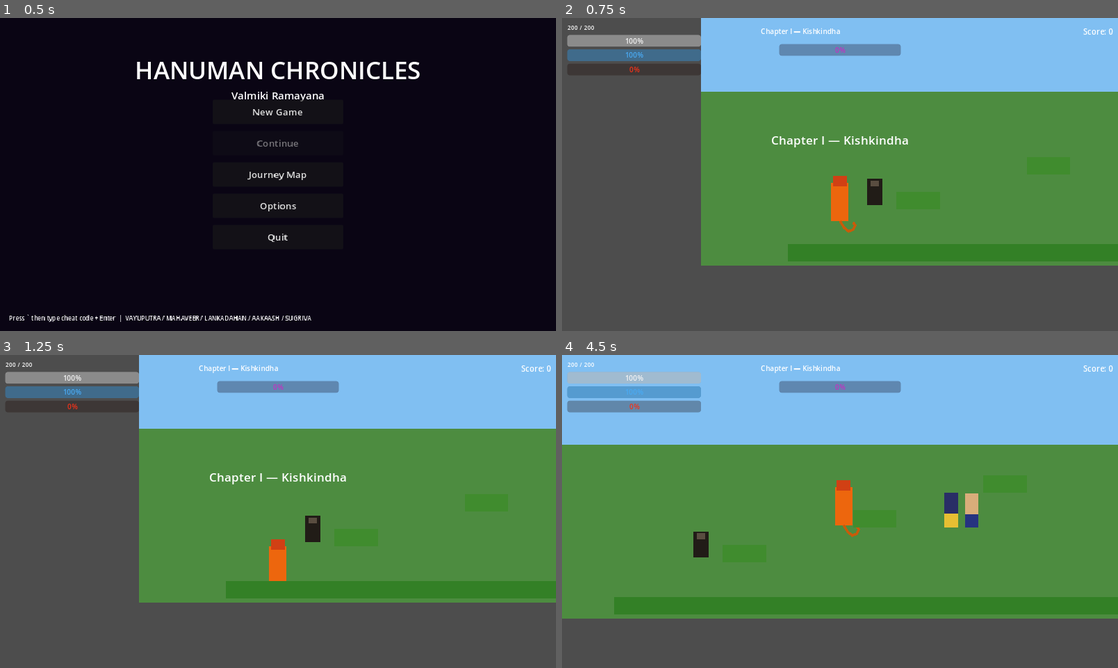
Above: before the commit, frames 1-4 (two rows, left to right).
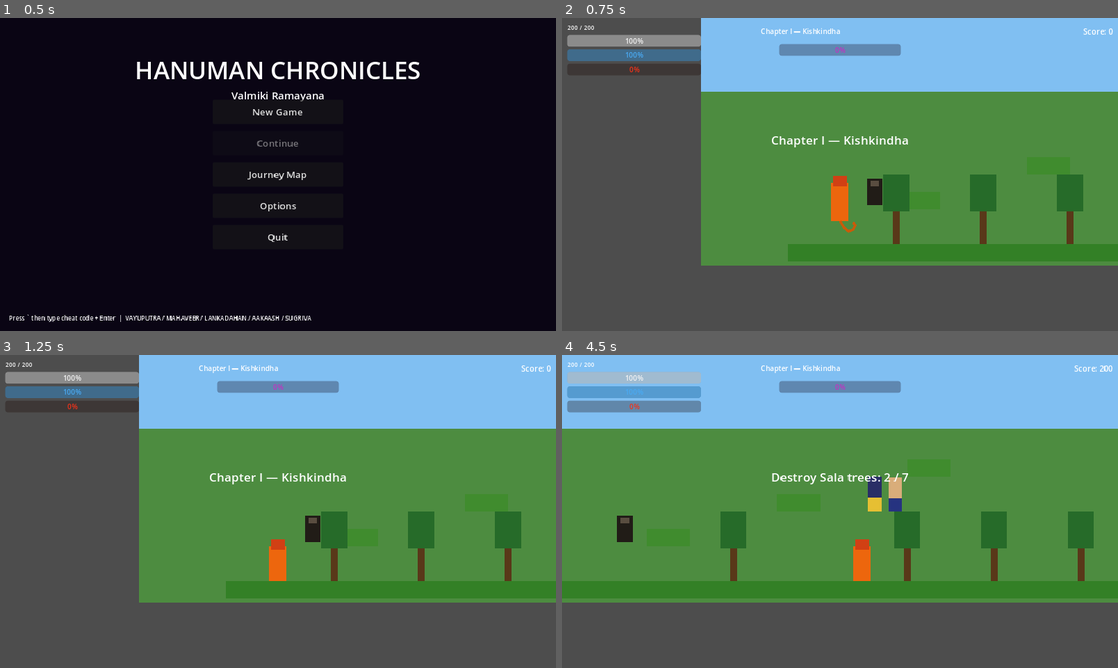
Above: after the commit, the same moments.

Repository: sushritha22496-lang/MediShift
Game: Godot game, scene res://scenes/main_menu.tscn
Two runs of this game, one before a commit and one after it. Both use one fixed random seed, a clock stepped at 60 frames per second and the inputs below.
Inputs:
- Up to frame 1 (0.5 s): no input
- Up to frame 2 (0.75 s): click "New Game" at 0.5 s
- Up to frame 3 (1.25 s): no input
- Up to frame 4 (4.5 s): tap Enter at 1.25 s; hold D (move_right) 1.28-2.78 s; tap Ctrl (attack) at 1.35, 2.3, 2.85, 3.8 s; tap Space (jump) at 1.52, 2.27, 3.77 s; tap 2 (anima) at 2.1 s; hold A (move_left) 2.78-3.53 s; hold D (move_right) from 3.53 s (still down); tap Shift (dash) at 3.6 s; hold F (fly) from 4.28 s (still down)

Frame 1 is identical in both runs. In frame 2, 2.1% of the frame differs, in the area x 57-94%, y 50-73%; in frame 3, 2.1%; in frame 4, 22%, in the area x 0-100%, y 3-85%.

Commit message:
Fix three progress-blocking soft-locks in Chapters 1 and 4
- SalaTrees was empty: Chapter 1 required destroying 7 Sala trees to
  spawn Dundhubi, but zero trees existed, permanently blocking progress.
- VatikaObjects was empty: Chapter 4 required destroying 20 Ashoka
  Vatika trees before guard waves would start — same soft-lock.
- GuardSpawner was empty AND guards_alive was never initialized from
  the spawn count, so even if guards existed the wave would incorrectly
  report cleared after the very first kill.

Added a reusable DestructibleObject (StaticBody2D + health + destroyed
signal) and spawn both tree types programmatically from the chapter
scripts. Ashoka Vatika foliage colored orange-red per the real Saraca
asoca tree's flowers.

Diff:
--- /dev/null
+++ b/scenes/objects/sala_tree.tscn
@@ -0,0 +1,31 @@
+[gd_scene load_steps=3 format=3]
+
+[ext_resource type="Script" path="res://scripts/objects/DestructibleObject.gd" id="1"]
+
+[sub_resource type="RectangleShape2D" id="1"]
+size = Vector2(30, 140)
+
+[node name="SalaTree" type="StaticBody2D"]
+collision_layer = 4
+collision_mask = 0
+script = ExtResource("1")
+max_health = 30.0
+score_value = 100
+
+[node name="Trunk" type="ColorRect" parent="."]
+offset_left = -8.0
+offset_top = -60.0
+offset_right = 8.0
+offset_bottom = 20.0
+color = Color(0.35, 0.22, 0.1, 1)
+
+[node name="Foliage" type="ColorRect" parent="."]
+offset_left = -30.0
+offset_top = -140.0
+offset_right = 30.0
+offset_bottom = -55.0
+color = Color(0.15, 0.42, 0.16, 1)
+
+[node name="CollisionShape2D" type="CollisionShape2D" parent="."]
+position = Vector2(0, -50)
+shape = SubResource("1")
--- /dev/null
+++ b/scenes/objects/vatika_tree.tscn
@@ -0,0 +1,31 @@
+[gd_scene load_steps=3 format=3]
+
+[ext_resource type="Script" path="res://scripts/objects/DestructibleObject.gd" id="1"]
+
+[sub_resource type="RectangleShape2D" id="1"]
+size = Vector2(24, 100)
+
+[node name="VatikaTree" type="StaticBody2D"]
+collision_layer = 4
+collision_mask = 0
+script = ExtResource("1")
+max_health = 15.0
+score_value = 200
+
+[node name="Trunk" type="ColorRect" parent="."]
+offset_left = -6.0
+offset_top = -45.0
+offset_right = 6.0
+offset_bottom = 15.0
+color = Color(0.3, 0.2, 0.08, 1)
+
+[node name="Foliage" type="ColorRect" parent="."]
+offset_left = -22.0
+offset_top = -100.0
+offset_right = 22.0
+offset_bottom = -40.0
+color = Color(0.85, 0.35, 0.1, 1)
+
+[node name="CollisionShape2D" type="CollisionShape2D" parent="."]
+position = Vector2(0, -35)
+shape = SubResource("1")
--- a/scripts/chapters/Chapter1Kishkindha.gd
+++ b/scripts/chapters/Chapter1Kishkindha.gd
@@ -39,10 +39,20 @@
 	_show_task("Find the two warriors on Rishyamukha mountain")
 	GameManager.chapter_started.emit(GameManager.Chapter.KISHKINDHA)
 
+const SALA_TREE_POSITIONS: Array[Vector2] = [
+	Vector2(250, 580), Vector2(450, 580), Vector2(650, 580), Vector2(850, 580),
+	Vector2(1050, 580), Vector2(1250, 580), Vector2(1450, 580)
+]
+
 func _setup_sala_trees() -> void:
-	for tree in sala_trees_group.get_children():
-		if tree.has_signal("destroyed"):
-			tree.destroyed.connect(_on_sala_tree_destroyed)
+	var scene := load("res://scenes/objects/sala_tree.tscn")
+	if not scene:
+		return
+	for pos in SALA_TREE_POSITIONS:
+		var tree = scene.instantiate()
+		sala_trees_group.add_child(tree)
+		tree.global_position = pos
+		tree.destroyed.connect(_on_sala_tree_destroyed)
 
 func _trigger_rama_meeting(body: Node) -> void:
 	if not body.is_in_group("player"):
--- a/scripts/chapters/Chapter4LankaRampage.gd
+++ b/scripts/chapters/Chapter4LankaRampage.gd
@@ -42,9 +42,19 @@
 	DialogueManager.start_dialogue("vatika_destruction")
 
 func _setup_vatika() -> void:
-	for obj in vatika_objects.get_children():
-		if obj.has_signal("destroyed"):
-			obj.destroyed.connect(_on_vatika_item_destroyed)
+	var scene := load("res://scenes/objects/vatika_tree.tscn")
+	if not scene:
+		return
+	for i in VATIKA_ITEMS:
+		var tree = scene.instantiate()
+		vatika_objects.add_child(tree)
+		tree.global_position = Vector2(200.0 + float(i) * 55.0, 580.0)
+		tree.destroyed.connect(_on_vatika_item_destroyed)
+
+	for i in 8:
+		var marker := Marker2D.new()
+		guard_spawner.add_child(marker)
+		marker.global_position = Vector2(300.0 + float(i) * 130.0, 500.0)
 
 func _on_vatika_item_destroyed() -> void:
 	vatika_destroyed += 1
@@ -62,16 +72,17 @@
 func _spawn_guard_wave(count: int) -> void:
 	wave_count += 1
 	var spawned: int = 0
+	var guard_scene := load("res://scenes/enemies/demon_guard.tscn")
 	for spawn_point in guard_spawner.get_children():
 		if spawned >= count:
 			break
-		var guard_scene := load("res://scenes/enemies/demon_guard.tscn")
 		if guard_scene:
 			var guard = guard_scene.instantiate()
 			guard.global_position = spawn_point.global_position
 			guard.died.connect(_on_guard_died)
 			add_child(guard)
 			spawned += 1
+	guards_alive = spawned
 
 var guards_alive: int = 0
 func _on_guard_died(_enemy) -> void:
--- /dev/null
+++ b/scripts/objects/DestructibleObject.gd
@@ -0,0 +1,24 @@
+extends StaticBody2D
+class_name DestructibleObject
+
+@export var max_health: float = 20.0
+@export var score_value: int = 50
+
+var health: float
+
+signal destroyed()
+
+func _ready() -> void:
+	health = max_health
+	add_to_group("destructible")
+
+func take_damage(amount: float, _source_pos: Vector2 = Vector2.ZERO) -> void:
+	health -= amount
+	if health <= 0.0:
+		_destroy()
+
+func _destroy() -> void:
+	GameManager.add_score(score_value)
+	AudioManager.play_sfx("enemy_hit")
+	destroyed.emit()
+	queue_free()
Not shown, added: scripts/objects/DestructibleObject.gd.uid
Not shown, changed: docs/index.html
Not shown, changed: docs/index.pck
Not shown, changed: docs/index.service.worker.js
